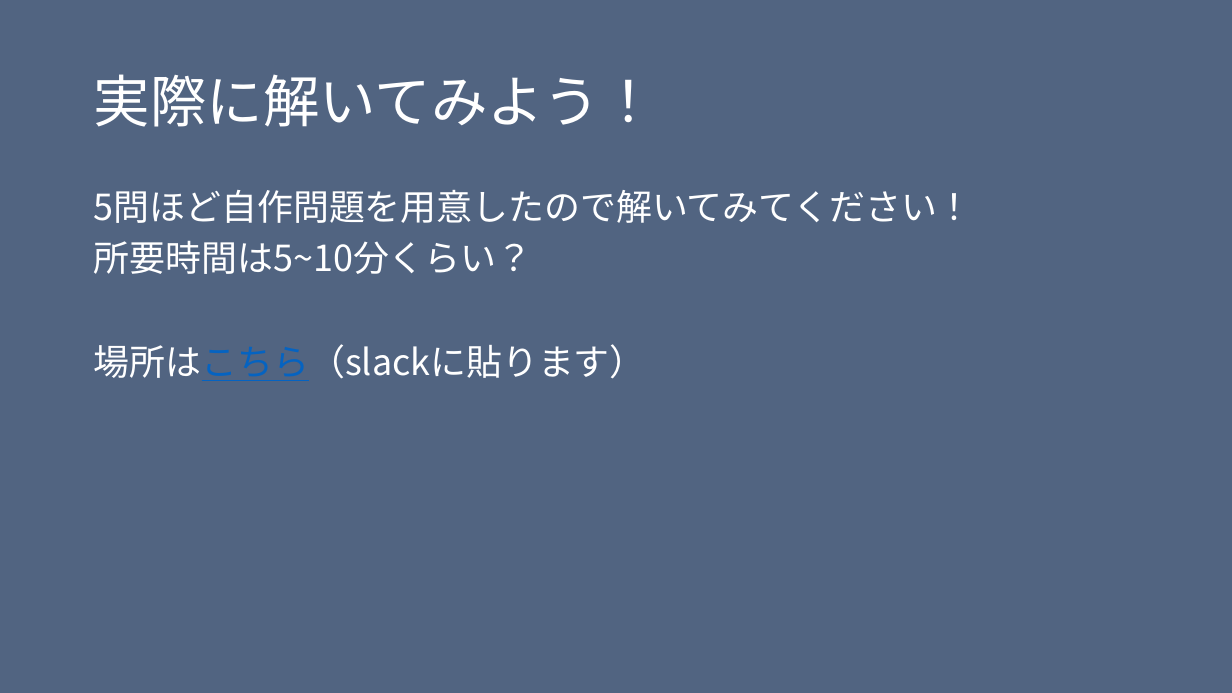
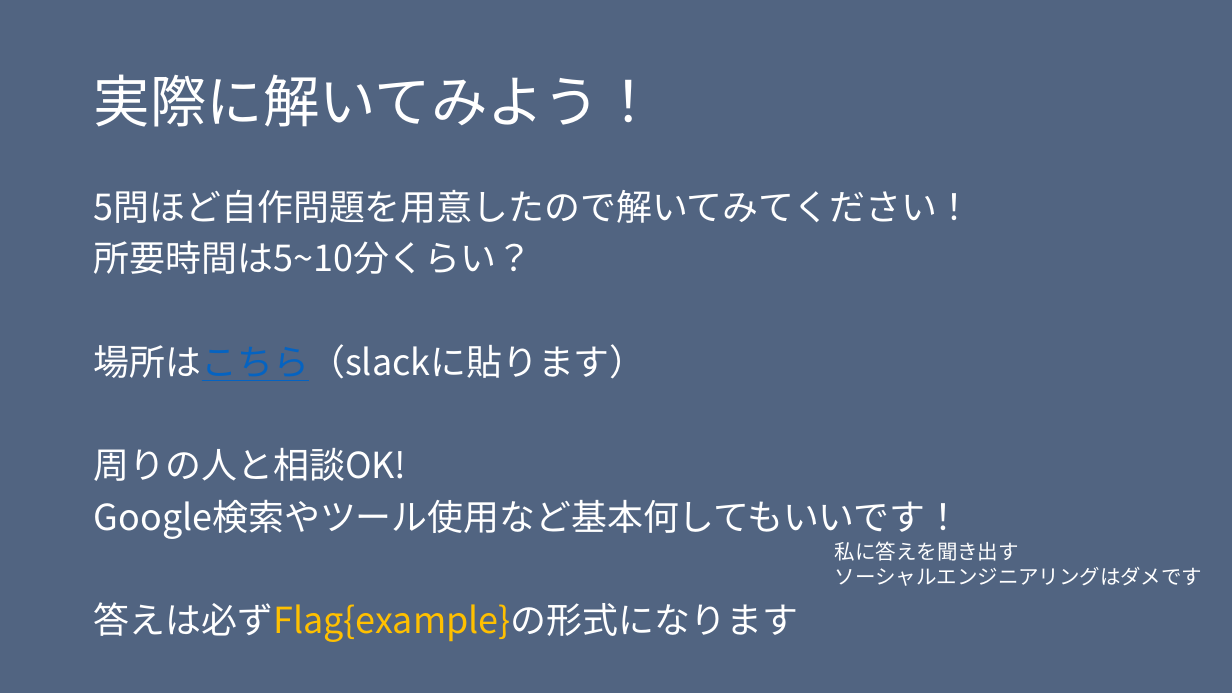
Before and after one commit to H0ndh11/CTF, a slide deck: slide 6 of ゼミ発表資料/ctf発表スライド.pptx. Drawn at 1232x693 pixels with LibreOffice and Linux fonts; fonts in the diff are those of the drawing. Boxes give left, top, right and bottom in pixels: in the first picture for what was removed or moved away, otherwise in the second. Text is boxed around its words. In the diff, an @@ line names an element or a change of style, - is before the commit and + after.

```diff
--- a/ゼミ発表資料/ctf発表スライド.pptx
+++ b/ゼミ発表資料/ctf発表スライド.pptx
@@ text at [94,448,961,642]: paragraphs added @@
+周りの人と相談OK!
+Google検索やツール使用など基本何してもいいです！
+答えは必ずFlag{example}の形式になります
@@ text added at [835,541,1202,586], 16 pt, text #FFFFFF @@
+私に答えを聞き出す
+ソーシャルエンジニアリングはダメです
```
Also in this commit, not shown: 7 other slides changed, 2 other files.
